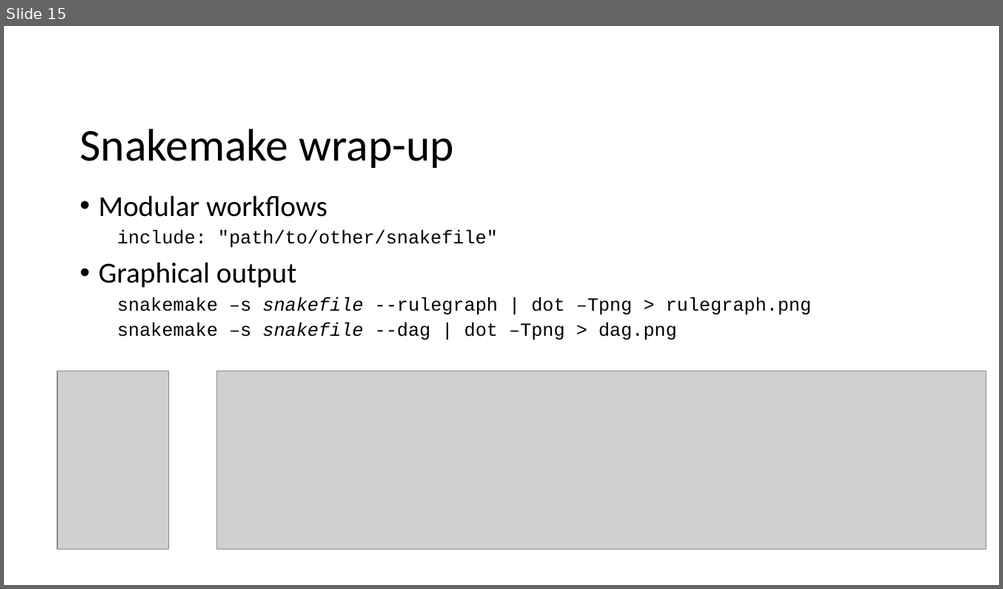
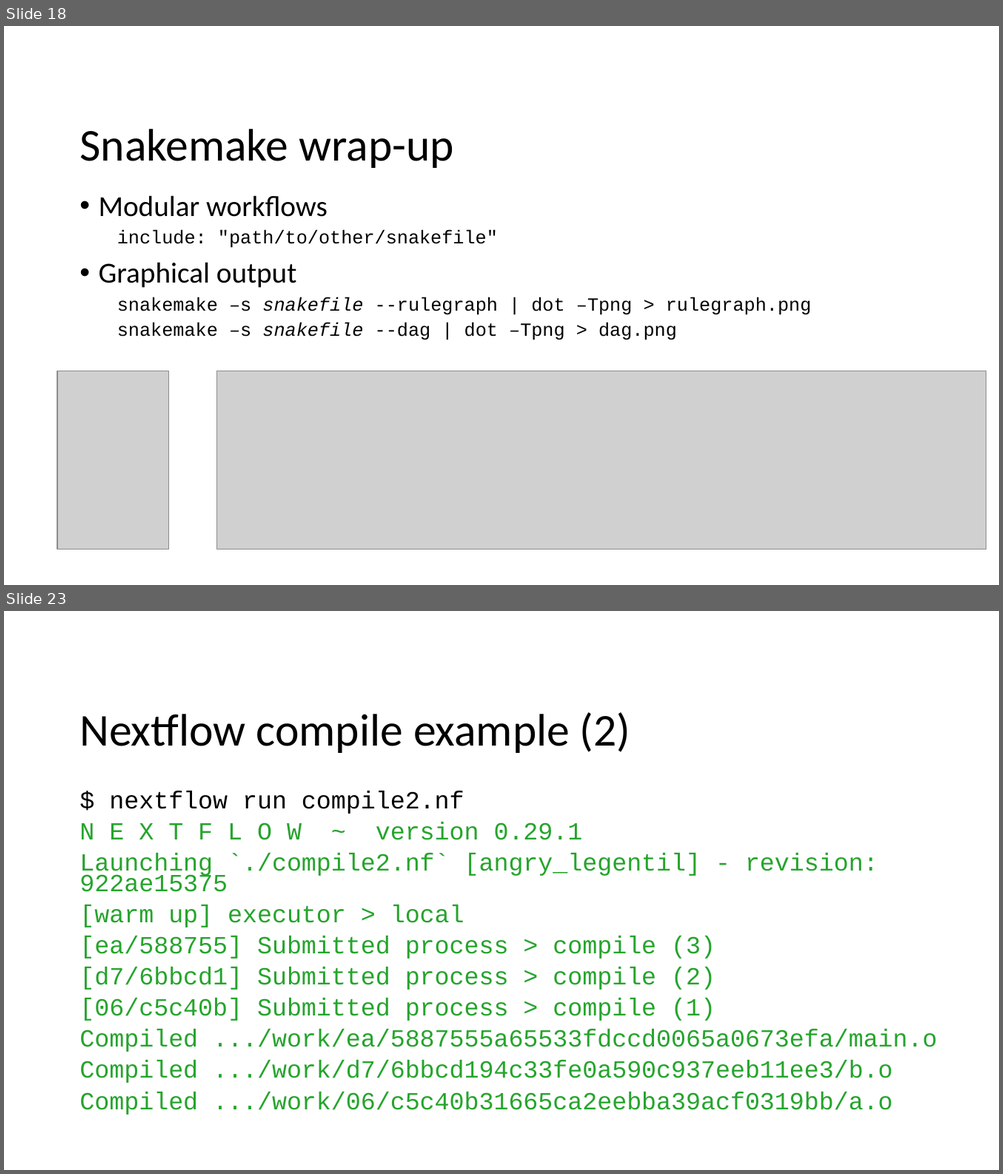
Before and after one commit to CHPC-UofU/rmacc-workflows, a slide deck: slides/workflow_tools.pptx. Shown one above the other, each under a label of ours: slide 15 before the commit, slides 18 and 23 after it; the slides between them are not shown. The pictures are 1003x589 and 1003x1174 pixels, drawn with LibreOffice and Linux fonts; fonts in the diff are those of the drawing; grey boxes stand for pictures; background and template pictures are left out. Boxes give left, top, right and bottom in pixels: in the first picture for what was removed or moved away, otherwise in the second. Text is boxed around its words. In the diff, an @@ line names an element or a change of style, - is before the commit and + after.

```diff
--- a/slides/workflow_tools.pptx
+++ b/slides/workflow_tools.pptx
@@ slide 23 added at [4, 611, 999, 1170], background picture (left out) @@
@@ title added at [79, 712, 631, 753], 44 pt, text #000000 @@
+Nextflow compile example (2)
@@ text added at [79, 791, 936, 1115], 23.8 pt, text #25A42C @@
+$ nextflow run compile2.nf
+N E X T F L O W ~ version 0.29.1
+Launching `./compile2.nf` [angry_legentil] - revision: 922ae15375
+[warm up] executor > local
+[ea/588755] Submitted process > compile (3)
+[d7/6bbcd1] Submitted process > compile (2)
+[06/c5c40b] Submitted process > compile (1)
+Compiled .../work/ea/5887555a65533fdccd0065a0673efa/main.o
+Compiled .../work/d7/6bbcd194c33fe0a590c937eeb11ee3/b.o
+Compiled .../work/06/c5c40b31665ca2eebba39acf0319bb/a.o
@@ what was slide 15 is now slide 18 @@
```
Also in this commit, not shown: 11 slides changed, 5 other slides added, 2 slides removed, 1 other file.
